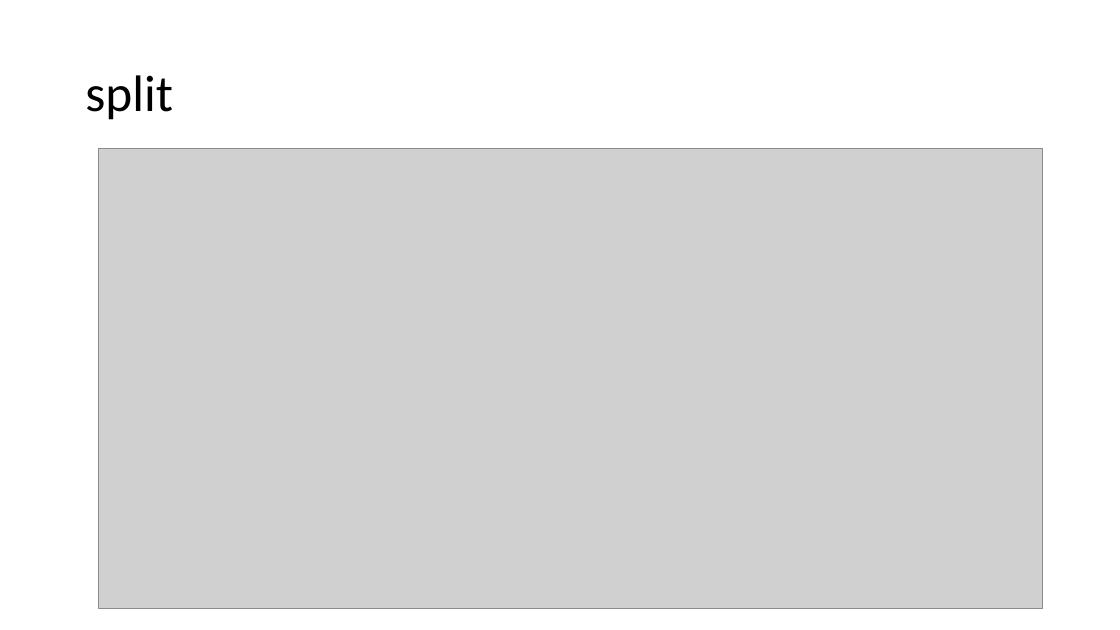
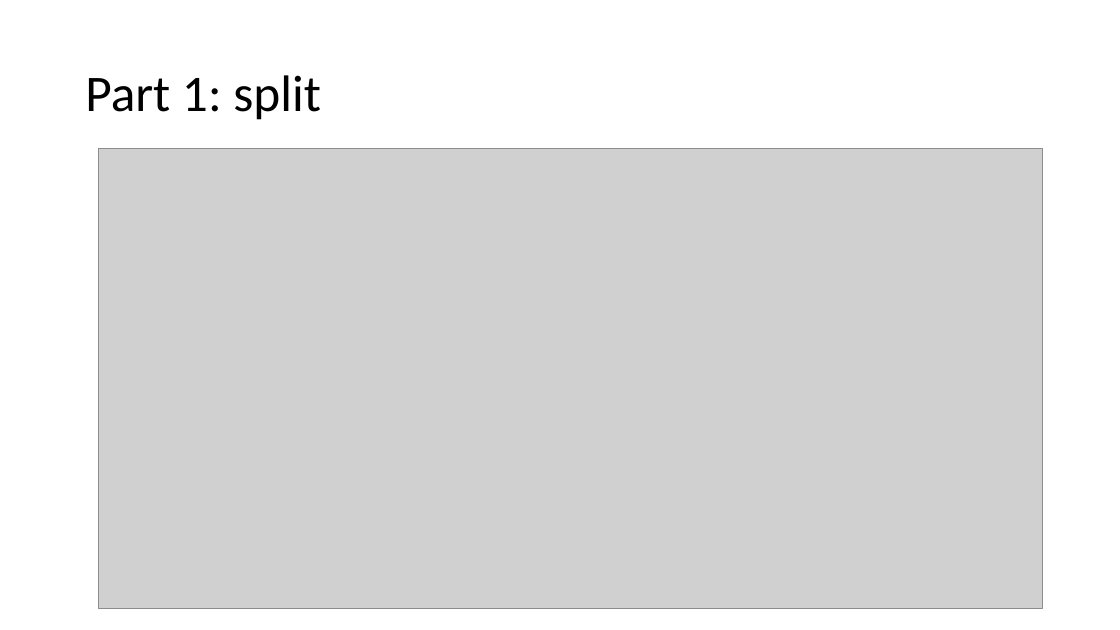
Before and after one commit to cwinsor/kaggle_plasticc, a slide deck: slide 26 of Kaggle_PLAsTiCC_and_B_Trotta_code_walk.pptx (slide 25 before the commit). Drawn at 1120x630 pixels with LibreOffice and Linux fonts; fonts in the diff are those of the drawing; grey boxes stand for pictures. Boxes give left, top, right and bottom in pixels: in the first picture for what was removed or moved away, otherwise in the second. Text is boxed around its words. In the diff, an @@ line names an element or a change of style, - is before the commit and + after.

```diff
--- a/Kaggle_PLAsTiCC_and_B_Trotta_code_walk.pptx
+++ b/Kaggle_PLAsTiCC_and_B_Trotta_code_walk.pptx
@@ title at [85, 75, 321, 120]: text changed @@
-split
+Part 1: split
```
Also in this commit, not shown: 6 other slides changed, 6 slides added, 1 slide removed, 8 other files.
